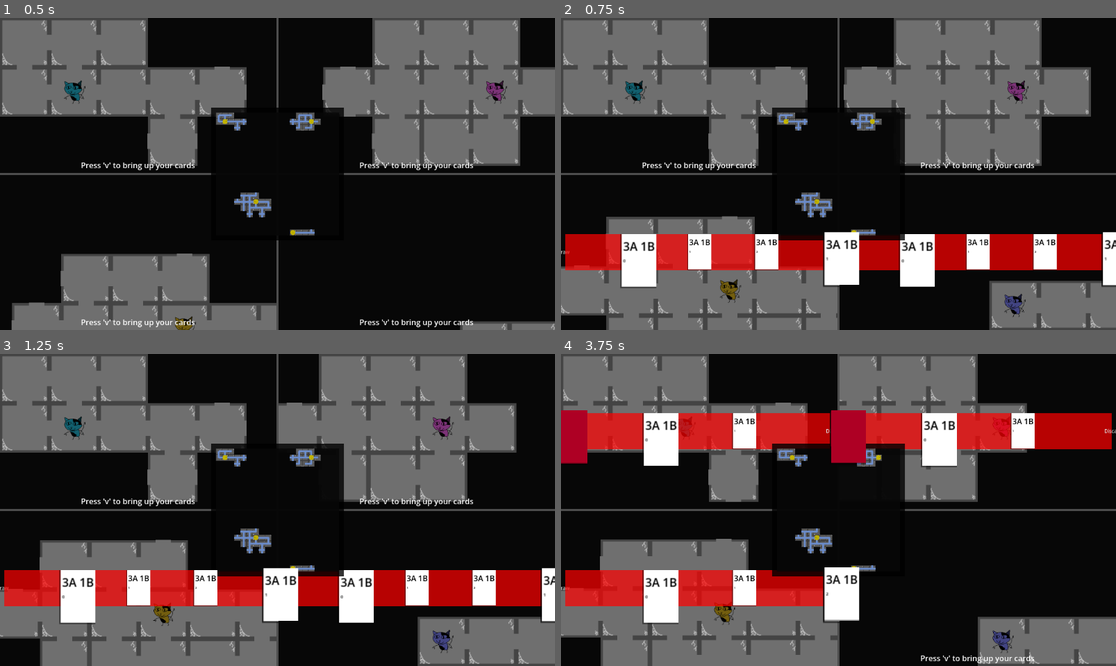
Above: before the commit, frames 1-4 (two rows, left to right).
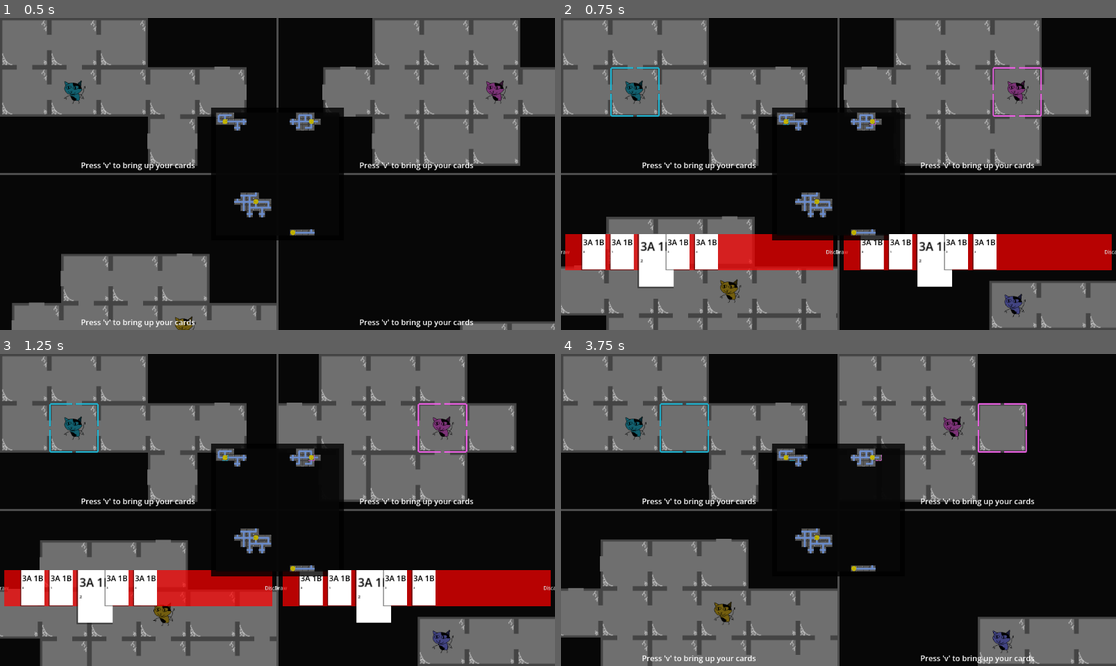
Above: after the commit, the same moments.

Repository: emrysshevek/gameganggame
Game: Godot game, scene res://scenes/GameScene.tscn
The game is run twice, just before and just after one commit, with the same random seed, the same clock (stepped at 60 frames per second) and the same inputs.
Inputs (mouse positions are in pixels of both pictures, inside the frame that each line leads up to):
- Up to frame 1 (0.5 s): no input
- Up to frame 2 (0.75 s): tap V (debug_v) at 0.5 s; move the mouse to (960, 158) at 0.52 s; hold D (move_right) from 0.53 s (still down); click (960, 158) at 0.6 s
- Up to frame 3 (1.25 s): keep holding D (move_right)
- Up to frame 4 (3.75 s): release D (move_right) at 1.25 s; click (766, 588) at 1.27 s; tap V (debug_v) at 2 s; drag from (727, 525) to (810, 572) at 2.02 s; click (561, 432) at 2.75 s, where only the run before the commit has a clickable "Draw"; click (832, 432) at 3.5 s, where only the run before the commit has a clickable "Discard"

Frame 1 is identical in both runs. In frame 2, 7.7% of the frame differs, in the area x 3-100%, y 15-87%; in frame 3, 7.7%; in frame 4, 20%, in the area x 0-100%, y 15-100%.

Commit message:
Targetting functional
made the testing card reveal a tile now, testing card checks that target selected with cursor in TARGET mode is valid before playing effect.
Added grid manager global group and made Utils function for finding it
Added Object Type to Model

Diff:
--- a/cards/card.gd
+++ b/cards/card.gd
@@ -48,7 +48,7 @@
 		_costs_hbox.add_child(label)
 
 	#testing
-	targets_required[target_types.caster] = 1
+	targets_required[target_types.unexplored_tile] = 1
 #endregion
 
 
@@ -76,6 +76,7 @@
 	return true
 
 func play() -> void:
+	targets.clear()
 	#check if targetting is needed by the card
 	if targets_required.has(target_types.caster) == true:
 		#no targetting needed, only affects caster. some other types may not require targetting and can be added here
@@ -85,16 +86,24 @@
 		#call state machine to switch to 'targetting' state, pass it card owner so events knows who is calling for switch
 		Events.request_input_state_transition.emit(Model.InputState.TARGET, owning_character)
 
-func validate_targets():
-	#called from the card manager? cursor? when the player selects the last (or only) target in targetting mode
-	if targets_required.size() != targets.size():
-		#verifying that player hasn't selected too few or too many targets
+func validate_target(potential_target:Tile): #overwrite(?) this for sub-class cards
+	#called from the cursor when the player selects a target with the cursor in TARGET state
+	#the OBJECT_TYPE of the target is already checked by the tile, but not necessarily target_type
+	if potential_target.is_tile_revealed == false:
+		targets[potential_target] = target_types.unexplored_tile
+		check_targetting_finished()
+
+func check_targetting_finished():
+	if targets_required.size() > targets.size():
+		pass #stay in targetting mode, indicate player to continue pickig targets
+	elif targets_required.size() < targets.size():
+		#verifying that player hasn't selected too many targets
 		targets.clear() #so they can start over
-		return false #stay in targetting mode, indicate player to re-pick targets
+		pass #stay in targetting mode, indicate player to re-pick targets
 	var approved_targets: Dictionary[target_types, int]
 	#check each target type that is required to see if the right number of each have been provided
 	for each_target_type in targets_required.keys():
-		for each_node_type in targets.keys():
+		for each_node_type in targets.values():
 			if approved_targets.has(each_node_type) == true:
 				approved_targets[each_node_type] += 1
 			else:
@@ -103,10 +112,29 @@
 	#matches the required targets
 	if targets_required.recursive_equal(approved_targets, 1) == true:
 		Events.request_input_state_transition.emit(Model.InputState.CARD, owning_character)
-		return true
 		_trigger_play_ability()
 	else:
-		return false #stay in targetting mode, indicate player to re-pick targets
+		print ("somehow player picked invalid targets")
+		assert(false)
+
+func get_my_target_types():
+	return targets_required.keys()
+
+func get_remaining_target_types() -> Array[target_types]:
+	var return_types:Array[target_types]
+	for each_required_type in targets_required.keys():
+		if targets.values().has(each_required_type):
+			if targets[each_required_type == targets_required[each_required_type]]:
+				pass
+			elif targets[each_required_type > targets_required[each_required_type]]:
+				print("too many targets selected")
+				assert(false)
+			elif targets[each_required_type < targets_required[each_required_type]]:
+				print("more targets needed")
+				return_types.append(each_required_type)
+		else:
+			return_types.append(each_required_type)
+	return return_types
 
 func discard() -> void:
 	_trigger_discard_ability()
@@ -122,8 +150,9 @@
 
 #region Private Methods
 func _trigger_play_ability() -> void:
-	targets[owning_character] = target_types.caster
-	owning_character.movement += 3
+	#targets[owning_character] = target_types.caster
+	#owning_character.movement += 3
+	targets.keys()[0].reveal(owning_character.character_id)
 	for each_value_type in cost.keys():
 		Utils.try_get_value_manager().use_reserved_value(each_value_type, cost[each_value_type])
 	Events.card_played.emit(self) #then tell value manager to unreserve+spend the values this card reserved
--- a/entities/character.gd
+++ b/entities/character.gd
@@ -49,6 +49,7 @@
 	cursor_sprite.input_man = input_man
 	cursor_sprite.input_state_machine = pis_machine
 	cursor_sprite.self_modulate = testing_player_colors[character_id]
+	cursor_sprite.character_ref = self
 	add_child(cursor_sprite)
 
 func bind_deck(new_deck:Deck):
@@ -102,6 +103,9 @@
 		elif input_man.is_action_just_released("move_left"):
 			move_request.emit(self, Vector2(grid_coordinates.x - 1, grid_coordinates.y))
 
+func get_my_current_playing_card():
+	return my_screen.card_manager.card_being_played
+
 #endregion
 
 func _on_state_machine_switched(old_state:String, new_state:String):
--- a/entities/cursor_sprite.gd
+++ b/entities/cursor_sprite.gd
@@ -1,7 +1,8 @@
 class_name CursorSprite extends GridSprite
 
 #region properties
-var character_id:int = 0
+var character_id:int
+var character_ref:Character
 
 
 @export var input_state_machine: PlayerInputStateMachine
@@ -25,5 +26,9 @@
 		elif input_man.is_action_just_released("move_left"):
 			move_request.emit(self, Vector2(grid_coordinates.x - 1, grid_coordinates.y))
 		elif input_man.is_action_just_released(Model.Action.SELECT) && input_state_machine.current_state == Model.InputState.TARGET:
-			get_tile_object_request.emit("", grid_coordinates)
+			if character_ref.get_my_current_playing_card() != null:
+				var current_card = character_ref.get_my_current_playing_card()
+				var grid_man = Utils.try_get_grid_man()
+				current_card.validate_target(grid_man.get_tile_objects(current_card.get_remaining_target_types()[0], grid_coordinates))
+
 			#add the selected tile/object to the 'target' for the card being played in input_state_machine
--- a/entities/grid_sprite.gd
+++ b/entities/grid_sprite.gd
@@ -4,7 +4,6 @@
 
 #region signals
 signal move_request(which_sprite, requested_position)
-signal get_tile_object_request(object_type, grid_coordinates)
 #endregion
 
 #region properties
--- a/global/config.gd
+++ b/global/config.gd
@@ -5,3 +5,4 @@
 const MAX_PLAYER_COUNT = 4
 
 const VALUE_MANAGER_GROUP = 'value_manager'
+const GRID_MANAGER_GROUP = 'grid_manager'
--- a/global/model.gd
+++ b/global/model.gd
@@ -21,6 +21,10 @@
 	EMPATHY
 }
 
+## Object Types.
+enum ObjectTypes {
+	TILE,
+}
 
 ## Action StringNames. These should be a 1:1 mapping to the actions defined in
 ## the InputMap. Always reference actions through this class to ensure
--- a/global/utils.gd
+++ b/global/utils.gd
@@ -5,3 +5,7 @@
 func try_get_value_manager() -> ValueManager:
 	var v_list = get_tree().get_nodes_in_group(Config.VALUE_MANAGER_GROUP)
 	return v_list[0] if len(v_list) > 0 else null
+
+func try_get_grid_man() -> GridManager:
+	var v_list = get_tree().get_nodes_in_group(Config.GRID_MANAGER_GROUP)
+	return v_list[0] if len(v_list) > 0 else null
--- a/input/state_machine/player_input_targetting_state.gd
+++ b/input/state_machine/player_input_targetting_state.gd
@@ -1 +1,4 @@
 extends PlayerInputState
+
+func _ready() -> void:
+	state = Model.InputState.TARGET
--- a/scenes/grid_manager.gd
+++ b/scenes/grid_manager.gd
@@ -5,8 +5,6 @@
 #endregion
 
 enum directions{north, east, south, west}
-
-enum object_types{tile}
 
 #region properties
 var _tile_scene = preload("res://scenes/Tile.tscn")
@@ -22,6 +20,7 @@
 
 #region methods
 func _ready() -> void:
+	add_to_group(Config.GRID_MANAGER_GROUP)
 	_direction_opposites[directions.north] = directions.south
 	_direction_opposites[directions.east] = directions.west
 	_direction_opposites[directions.south] = directions.north
@@ -204,7 +203,7 @@
 		print("invalid sprite type: " + str(object.type))
 		assert(false)
 
-func get_tile_objects(type:object_types, grid_coordinates:Vector2): #make this use target_types enum?
+func get_tile_objects(type:Model.ObjectTypes, grid_coordinates:Vector2): #make this use target_types enum?
 	#for each object on type_list (we'll have to make these lists) check grid coordinates
 	#return array of all objects + the tile itself that match these grid coordinates and type
 	#just returning the selected tile for now
--- a/scenes/origin_viewport.gd
+++ b/scenes/origin_viewport.gd
@@ -80,7 +80,6 @@
 	#the below switch of camera transform should happen when the PISM receives input to switch it to cursor mode
 	#new_cursor.set_remote_camera_transform(_player_sub_viewports[player_viewport_names[which_player_id]].camera)
 	new_cursor.move_request.connect(grid_man._on_object_move_request)
-	new_cursor.get_tile_object_request.connect(grid_man._on_get_tile_objects_request)
 	new_cursor.visible = false
 	return new_cursor
 
